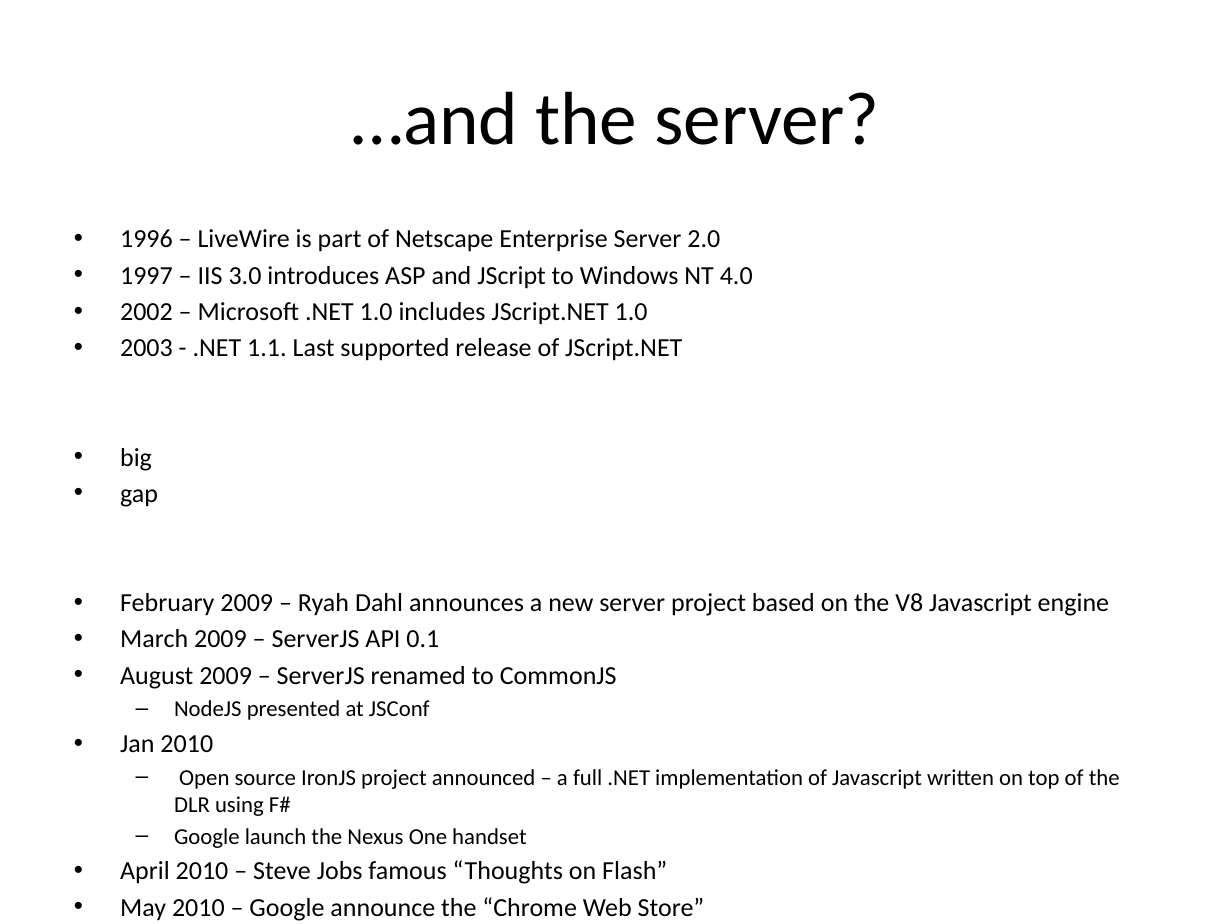
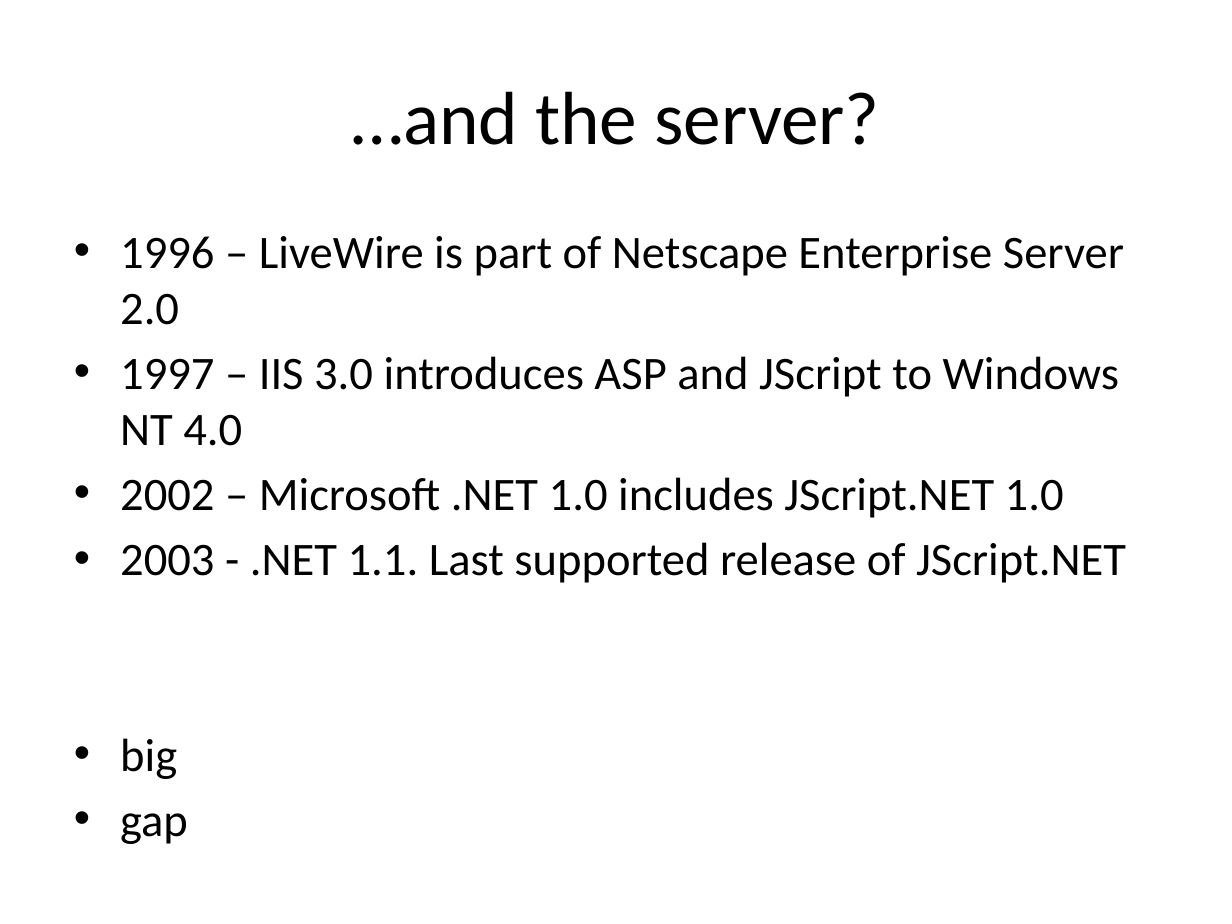
Before and after one commit to dylanbeattie/SoKnowJS, a slide deck: slide 45 of Slides/So You Think You Know Javascript.pptx (slide 20 before the commit). Drawn at 1232x924 pixels with LibreOffice and Linux fonts; fonts in the diff are those of the drawing. Boxes give left, top, right and bottom in pixels: in the first picture for what was removed or moved away, otherwise in the second. Text is boxed around its words. In the diff, an @@ line names an element or a change of style, - is before the commit and + after.

```diff
--- a/Slides/So You Think You Know Javascript.pptx
+++ b/Slides/So You Think You Know Javascript.pptx
@@ text "1996 – LiveWire is part ..." at <box>120,236,1126,844</box>: size 15.2 to 27.2 pt; more space between paragraphs @@
@@ text at <box>120,593,1120,921</box>: paragraphs removed @@
-• February 2009 – Ryah Dahl announces a new server project based on the V8 Javascript engine
-• March 2009 – ServerJS API 0.1
-• August 2009 – ServerJS renamed to CommonJS
-  – NodeJS presented at JSConf
-• Jan 2010
-  – Open source IronJS project announced – a full .NET implementation of Javascript written on top of the DLR using F#
-  – Google launch the Nexus One handset
-• April 2010 – Steve Jobs famous “Thoughts on Flash”
-• May 2010 – Google announce the “Chrome Web Store”
```
Also in this commit, not shown: 2 other slides changed, 9 slides added, 10 slides removed, 3 other files.
